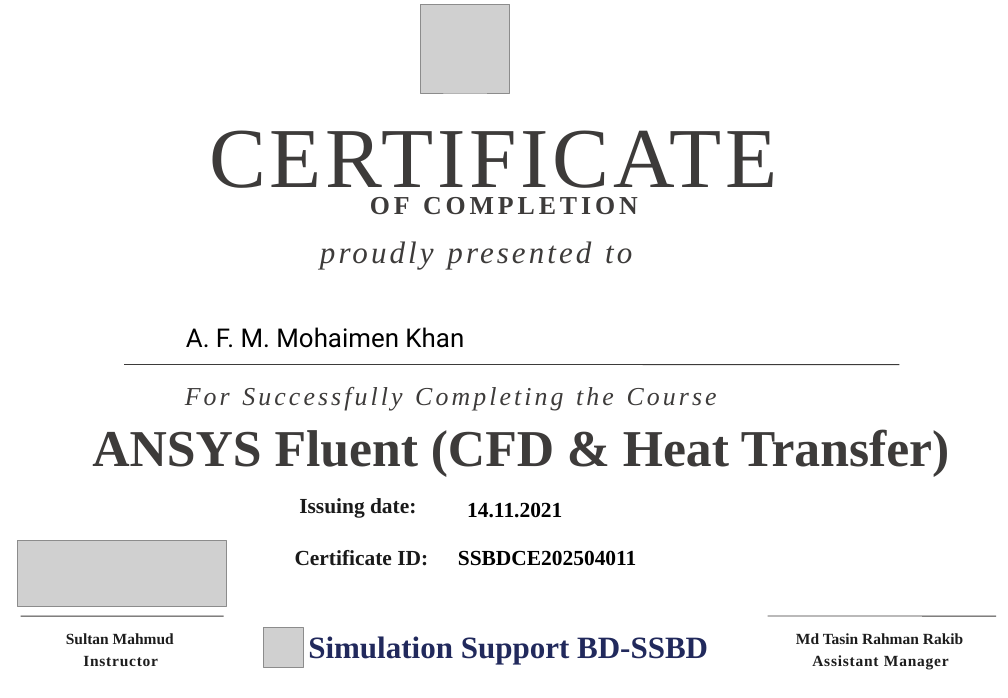
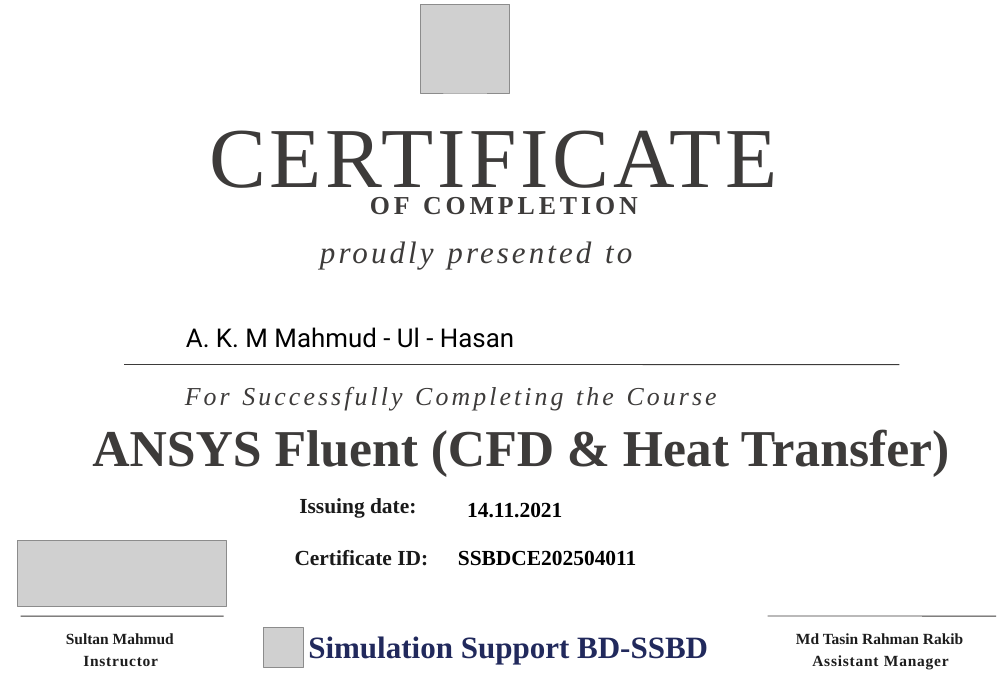
Before and after one commit to T-dot-prog/ssbd_website, a slide deck: slide 1 of sample.pptx. Drawn at 1008x698 pixels with LibreOffice and Linux fonts; fonts in the diff are those of the drawing; grey boxes stand for pictures; background and template pictures are left out. Boxes give left, top, right and bottom in pixels: in the first picture for what was removed or moved away, otherwise in the second. Text is boxed around its words. In the diff, an @@ line names an element or a change of style, - is before the commit and + after.

```diff
--- a/sample.pptx
+++ b/sample.pptx
@@ text at <box>186,327,514,348</box>: text changed @@
-A. F. M. Mohaimen Khan
+A. K. M Mahmud - Ul - Hasan
```
Also in this commit, not shown: 1 other file.
